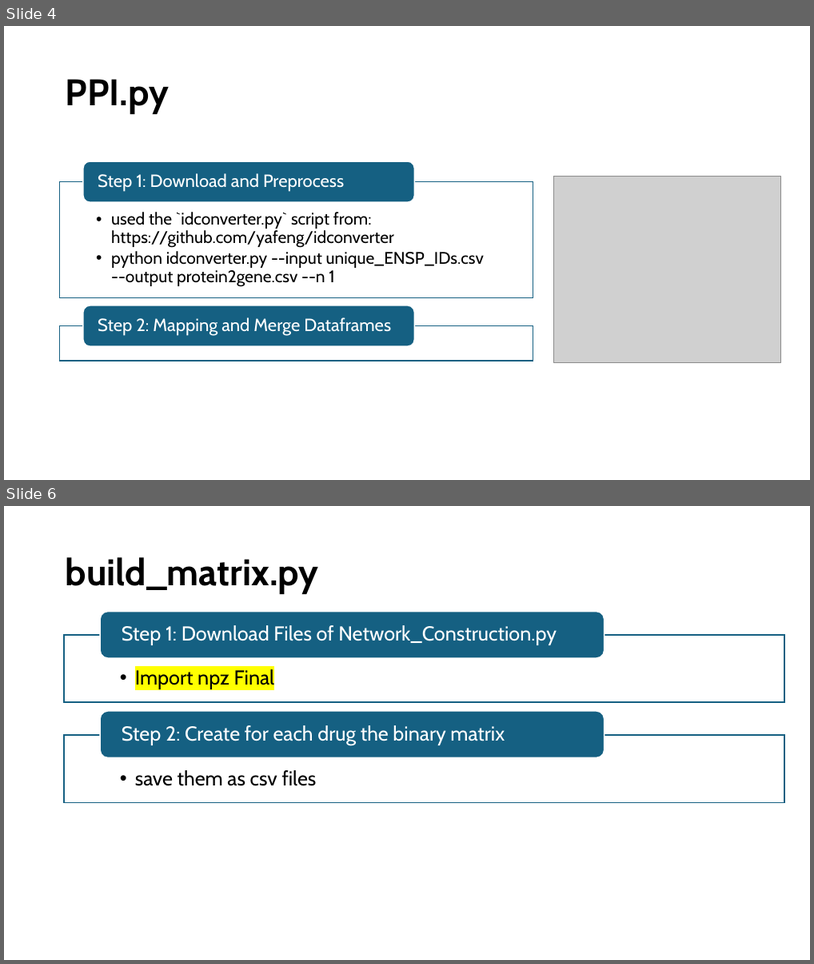
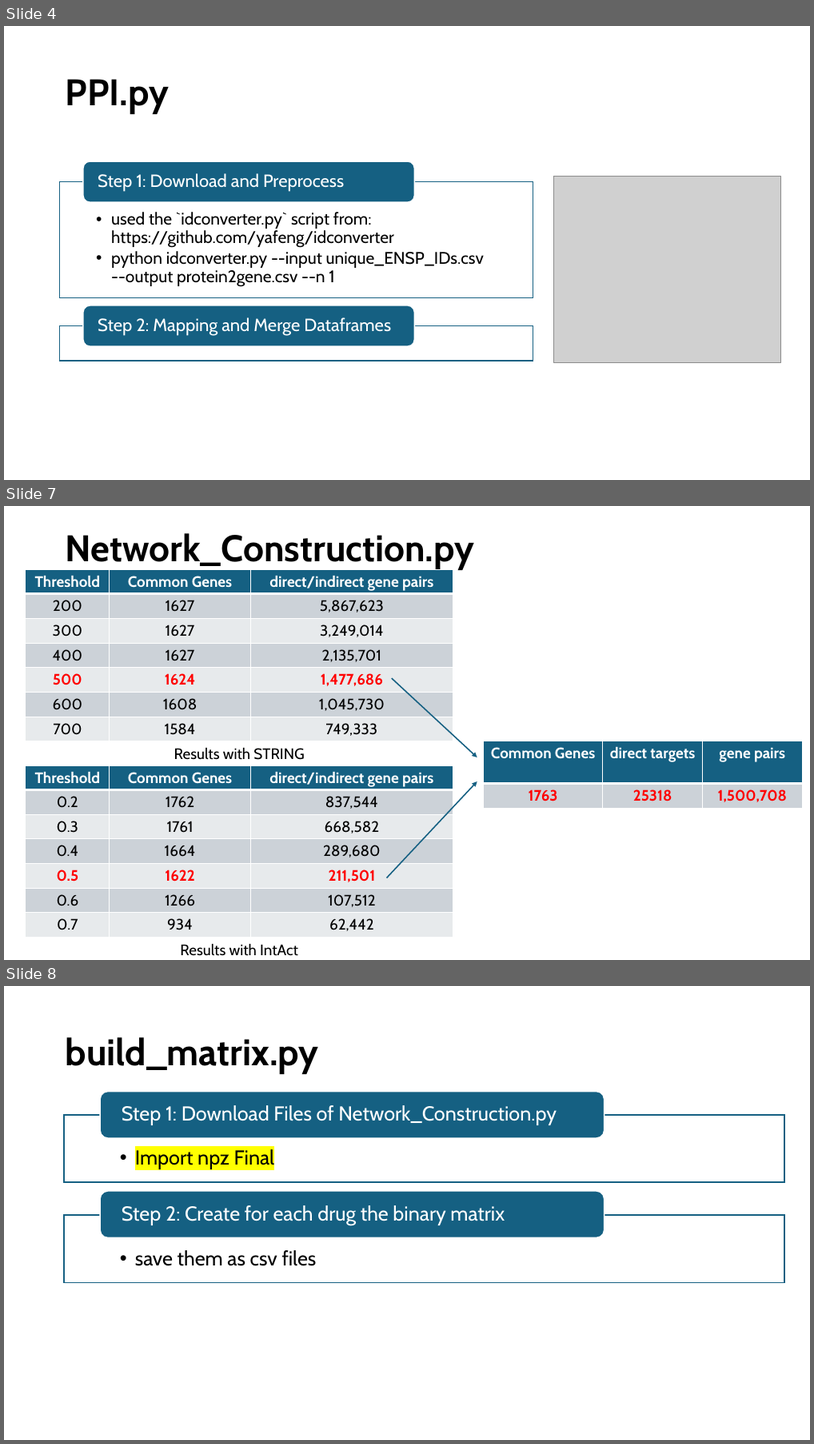
Before and after one commit to txm0324/Bachelor-Thesis, a slide deck: Overview_Network.pptx. Shown one above the other, each under a label of ours: slides 4 and 6 before the commit, slides 4, 7 and 8 after it; the slides between them are not shown. The pictures are 814x964 and 814x1444 pixels, drawn with LibreOffice and Linux fonts; fonts in the diff are those of the drawing; grey boxes stand for pictures. Boxes give left, top, right and bottom in pixels: in the first picture for what was removed or moved away, otherwise in the second. Text is boxed around its words. In the diff, an @@ line names an element or a change of style, - is before the commit and + after.

```diff
--- a/Overview_Network.pptx
+++ b/Overview_Network.pptx
@@ slide 7 added at [4, 506, 810, 960], background #FFFFFF @@
@@ title added at [66, 533, 474, 570], 44 pt, text #000000, bold @@
+Network_Construction.py
@@ table added at [26, 569, 454, 741], 7 rows, 3 columns @@
+Threshold | Common Genes | direct/indirect gene pairs
+200 | 1627 | 5,867,623
+300 | 1627 | 3,249,014
+400 | 1627 | 2,135,701
+500 | 1624 | 1,477,686
+600 | 1608 | 1,045,730
+700 | 1584 | 749,333
@@ arrow added from (392, 679) to (478, 757), #156082 1.5 pt @@
@@ table added at [484, 741, 803, 808], 2 rows, 3 columns @@
+Common Genes | direct targets | gene pairs
+1763 | 25318 | 1,500,708
@@ table added at [26, 765, 454, 936], 7 rows, 3 columns @@
+Threshold | Common Genes | direct/indirect gene pairs
+0.2 | 1762 | 837,544
+0.3 | 1761 | 668,582
+0.4 | 1664 | 289,680
+0.5 | 1622 | 211,501
+0.6 | 1266 | 107,512
+0.7 | 934 | 62,442
@@ text added at [174, 747, 304, 760], 18 pt, text #000000 @@
+Results with STRING
@@ arrow added from (387, 877) to (478, 781), #156082 1.5 pt @@
@@ text added at [180, 943, 298, 956], 18 pt, text #000000 @@
+Results with IntAct
@@ what was slide 6 is now slide 8 @@
```
Also in this commit, not shown: 2 slides changed, 5 other slides added, 2 other files.
